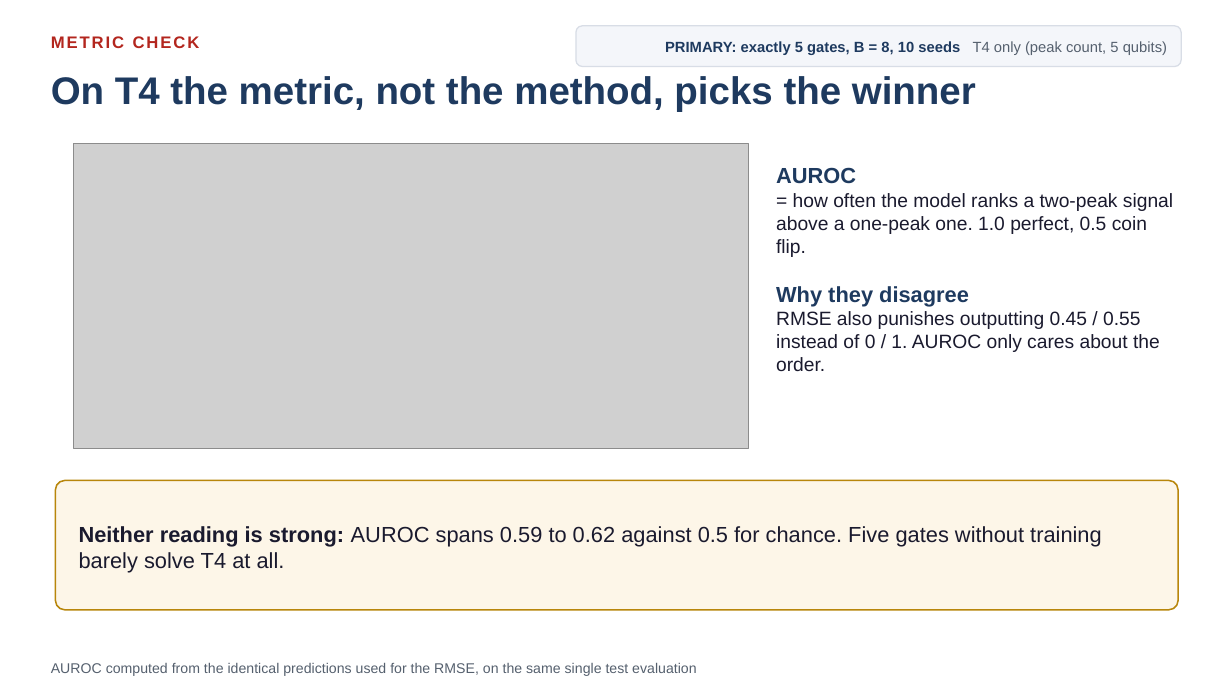
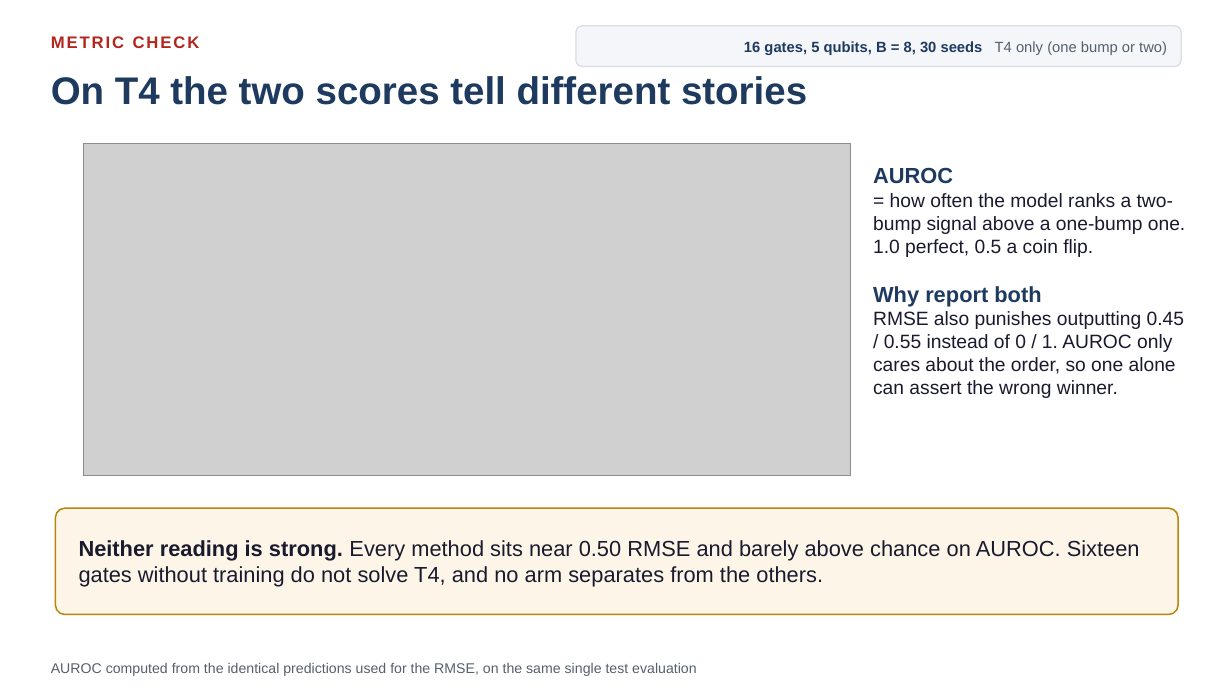
Before and after one commit to dorakingx/llm-vqc, a slide deck: slide 7 of docs/presentation/mini5/20260731_GSoC_mini5.pptx. Drawn at 1232x693 pixels with LibreOffice and Linux fonts; fonts in the diff are those of the drawing; grey boxes stand for pictures. Boxes give left, top, right and bottom in pixels: in the first picture for what was removed or moved away, otherwise in the second. Text is boxed around its words. In the diff, an @@ line names an element or a change of style, - is before the commit and + after.

```diff
--- a/docs/presentation/mini5/20260731_GSoC_mini5.pptx
+++ b/docs/presentation/mini5/20260731_GSoC_mini5.pptx
@@ text at <box>744,41,1167,55</box>: text changed @@
-PRIMARY: exactly 5 gates, B = 8, 10 seeds T4 only (peak count, 5 qubits)
+16 gates, 5 qubits, B = 8, 30 seeds T4 only (one bump or two)
@@ text at <box>51,76,807,105</box>: text changed @@
-On T4 the metric, not the method, picks the winner
+On T4 the two scores tell different stories
@@ picture: place and size @@
-picture at <box>74,143,749,448</box>
+picture at <box>83,143,850,476</box>
@@ text at <box>873,167,1185,398</box>: text changed @@
-AUROC
-= how often the model ranks a two-peak signal above a one-peak one. 1.0 perfect, 0.5 coin flip.
-Why they disagree
-RMSE also punishes outputting 0.45 / 0.55 instead of 0 / 1. AUROC only cares about the order.
+AUROC
+= how often the model ranks a two-bump signal above a one-bump one. 1.0 perfect, 0.5 a coin flip.
+Why report both
+RMSE also punishes outputting 0.45 / 0.55 instead of 0 / 1. AUROC only cares about the order, so one alone can assert the wrong winner.
@@ rounded rectangle: place and size @@
-rounded rectangle at <box>55,481,1178,610</box>
+rounded rectangle at <box>55,508,1178,615</box>
@@ rounded rectangle at <box>55,508,1178,615</box>: proportions changed @@
@@ text at <box>79,540,1140,587</box>: text changed @@
-Neither reading is strong: AUROC spans 0.59 to 0.62 against 0.5 for chance. Five gates without training barely solve T4 at all.
+Neither reading is strong. Every method sits near 0.50 RMSE and barely above chance on AUROC. Sixteen gates without training do not solve T4, and no arm separates from the others.
```
Also in this commit, not shown: 4 other slides changed, 9 other files.
